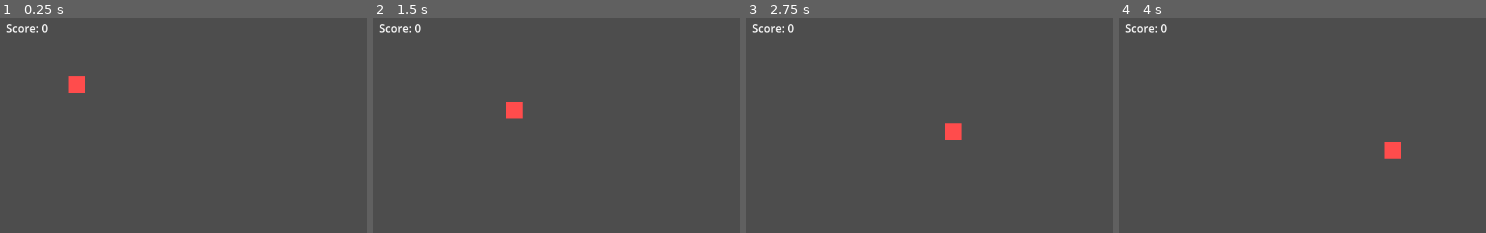
Above: before the commit, frames 1-4 (left to right).
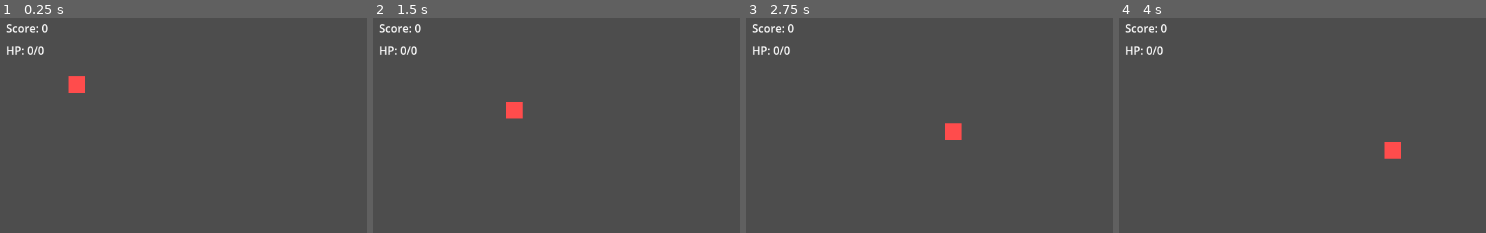
Above: after the commit, the same moments.

Repository: YodaTheCoder/godot-agent-bench
Game: Godot game, scene res://scenes/main.tscn
Same seed, same stepped clock (60 frames per second), same inputs: the game is played once before the commit and once after it.
Inputs (mouse positions are % of the whole screen's width and height, from its top left):
- Up to frame 1 (0.25 s): no input
- Up to frame 2 (1.5 s): tap Enter (ui_accept) at 0.5, 0.77 s; move the mouse to (78, 45) at 0.52 s; hold Right (ui_right) 0.53-1.25 s; hold Shift 0.53-1.25 s; click (78, 45) at 0.67 s; drag from (32, 55) to (48, 71) at 1.27 s
- Up to frame 3 (2.75 s): move the mouse to (65, 27) at 2.02 s; hold Right (ui_right) from 2.03 s (still down); tap Ctrl at 2.1 s
- Up to frame 4 (4 s): release Right (ui_right) at 2.75 s; drag from (48, 71) to (21, 34) at 2.77 s; move the mouse to (86, 66) at 3.52 s; hold Left (ui_left) from 3.53 s (still down); tap Alt at 3.6 s; tap Enter (ui_accept) at 3.77 s
The pictures show only the part of the screen within x 0-50%, y 0-50%; the shares and areas given below are measured in that part.

The runs differ from the first frame. In frame 1, 0.2% of the frame differs, in the area x 1-12%, y 13-18%; in frame 2, 0.2%; in frame 3, 0.2%; in frame 4, 0.2%.

Commit message:
e5-vk-qwen-ctx32k-20261109073914 008-hud-health r1

Diff:
--- a/scenes/hud.tscn
+++ b/scenes/hud.tscn
@@ -11,3 +11,10 @@
 offset_right = 216.0
 offset_bottom = 39.0
 text = "Score: 0"
+
+[node name="HealthLabel" type="Label" parent="."]
+offset_left = 16.0
+offset_top = 48.0
+offset_right = 216.0
+offset_bottom = 71.0
+text = "HP: 0/0"
--- a/scripts/components/health.gd
+++ b/scripts/components/health.gd
@@ -2,6 +2,7 @@
 extends Node
 
 signal died
+signal health_changed(current: int, max_health: int)
 
 @export var max_health := 100
 
@@ -15,10 +16,20 @@
 func damage(amount: int) -> void:
 	if current == 0:
 		return
+	var old_current = current
 	current = maxi(current - amount, 0)
 	if current == 0:
 		died.emit()
+	if current != old_current:
+		health_changed.emit(current, max_health)
 
 
 func heal(amount: int) -> void:
+	if current == 0:
+		return
+	var old_current = current
 	current += amount
+	if current > max_health:
+		current = max_health
+	if current != old_current:
+		health_changed.emit(current, max_health)
--- a/scripts/hud.gd
+++ b/scripts/hud.gd
@@ -2,7 +2,22 @@
 extends CanvasLayer
 
 @onready var score_label: Label = $ScoreLabel
+@onready var health_label: Label = $HealthLabel
 
 
-func _process(_delta: float) -> void:
+func _ready() -> void:
 	score_label.text = "Score: %d" % ScoreManager.score
+	ScoreManager.score_changed.connect(_on_score_changed)
+
+
+func _on_score_changed(new_score: int) -> void:
+	score_label.text = "Score: %d" % new_score
+
+
+func bind_health(h: Health) -> void:
+	health_label.text = "HP: %d/%d" % [h.current, h.max_health]
+	h.health_changed.connect(_on_health_changed)
+
+
+func _on_health_changed(current: int, max_health: int) -> void:
+	health_label.text = "HP: %d/%d" % [current, max_health]
--- a/scripts/score_manager.gd
+++ b/scripts/score_manager.gd
@@ -1,11 +1,13 @@
 extends Node
+
+signal score_changed(score: int)
 
 var score: int
 
-
 func add_points(n: int) -> void:
 	score += n
-
+	score_changed.emit(score)
 
 func reset() -> void:
 	score = 0
+	score_changed.emit(score)
